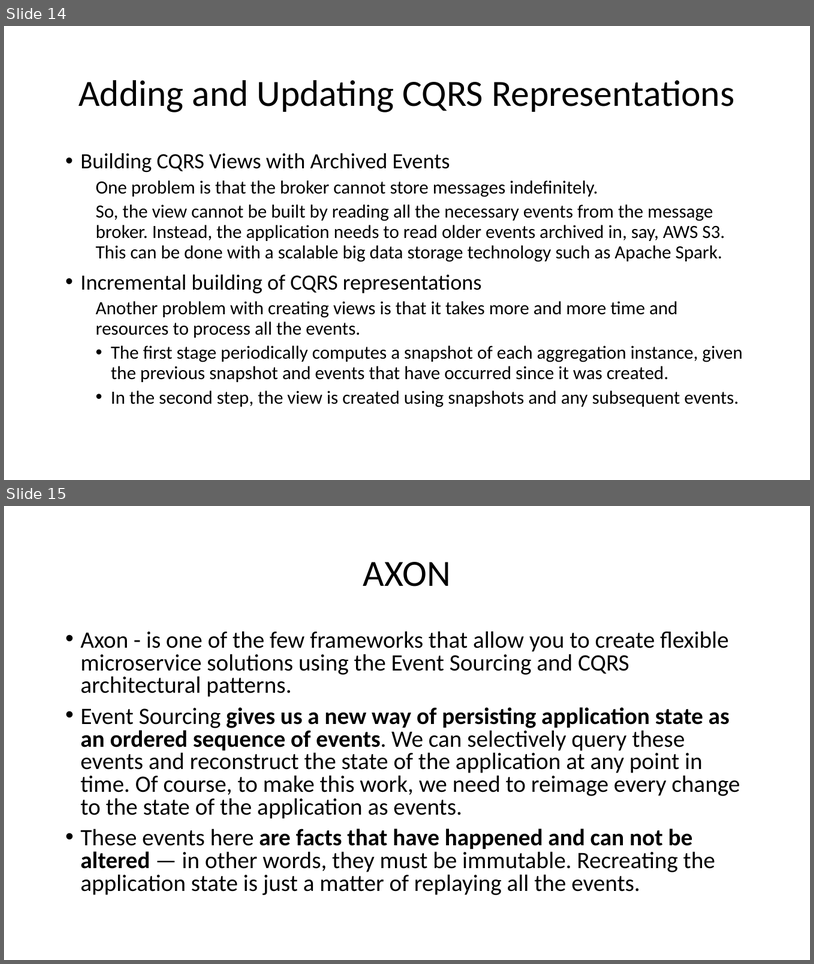
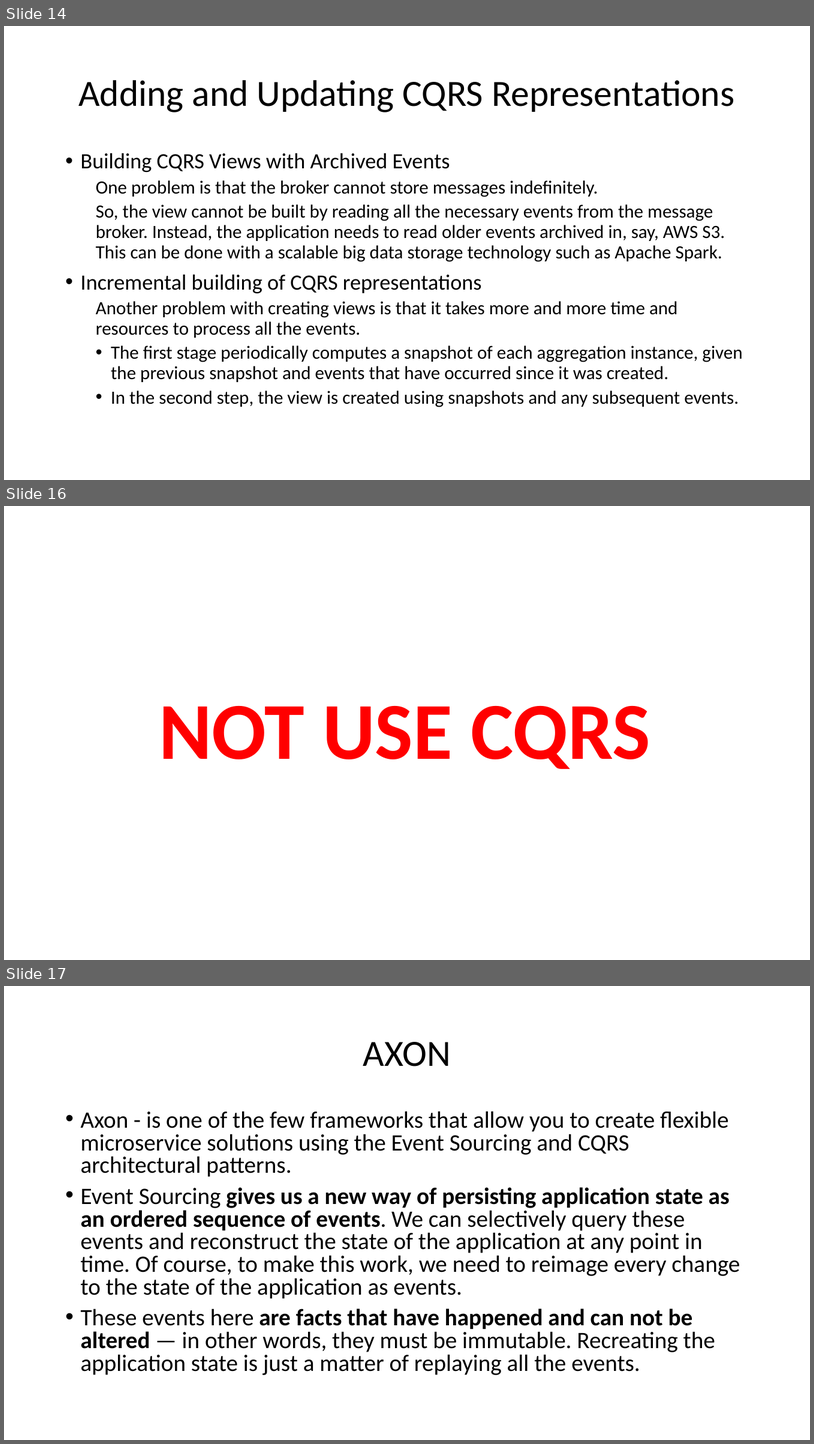
Before and after one commit to Garinych/personal-trainer-management, a slide deck: architecture/CQRS + AXON.pptx. Shown one above the other, each under a label of ours: slides 14 and 15 before the commit, slides 14, 16 and 17 after it; the slides between them are not shown. The pictures are 814x964 and 814x1444 pixels, drawn with LibreOffice and Linux fonts; fonts in the diff are those of the drawing. Boxes give left, top, right and bottom in pixels: in the first picture for what was removed or moved away, otherwise in the second. Text is boxed around its words. In the diff, an @@ line names an element or a change of style, - is before the commit and + after.

```diff
--- a/architecture/CQRS + AXON.pptx
+++ b/architecture/CQRS + AXON.pptx
@@ slide 16 added at bbox=[4, 506, 810, 960], background #FFFFFF @@
@@ title added at bbox=[159, 706, 651, 769], 96 pt, text #FF0000, bold @@
+NOT USE CQRS
@@ what was slide 15 is now slide 17 @@
```
Also in this commit, not shown: 2 slides changed, 1 other slide added.
